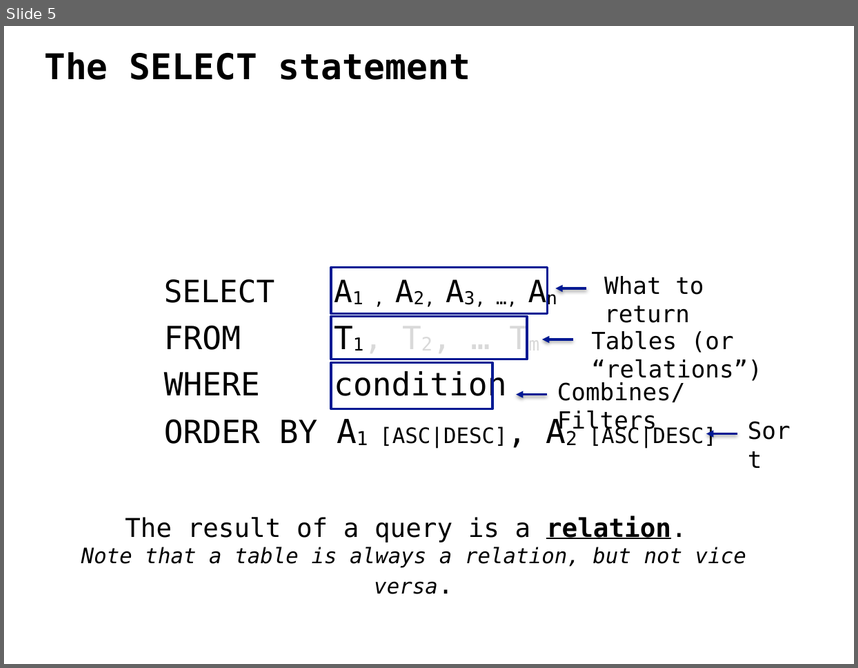
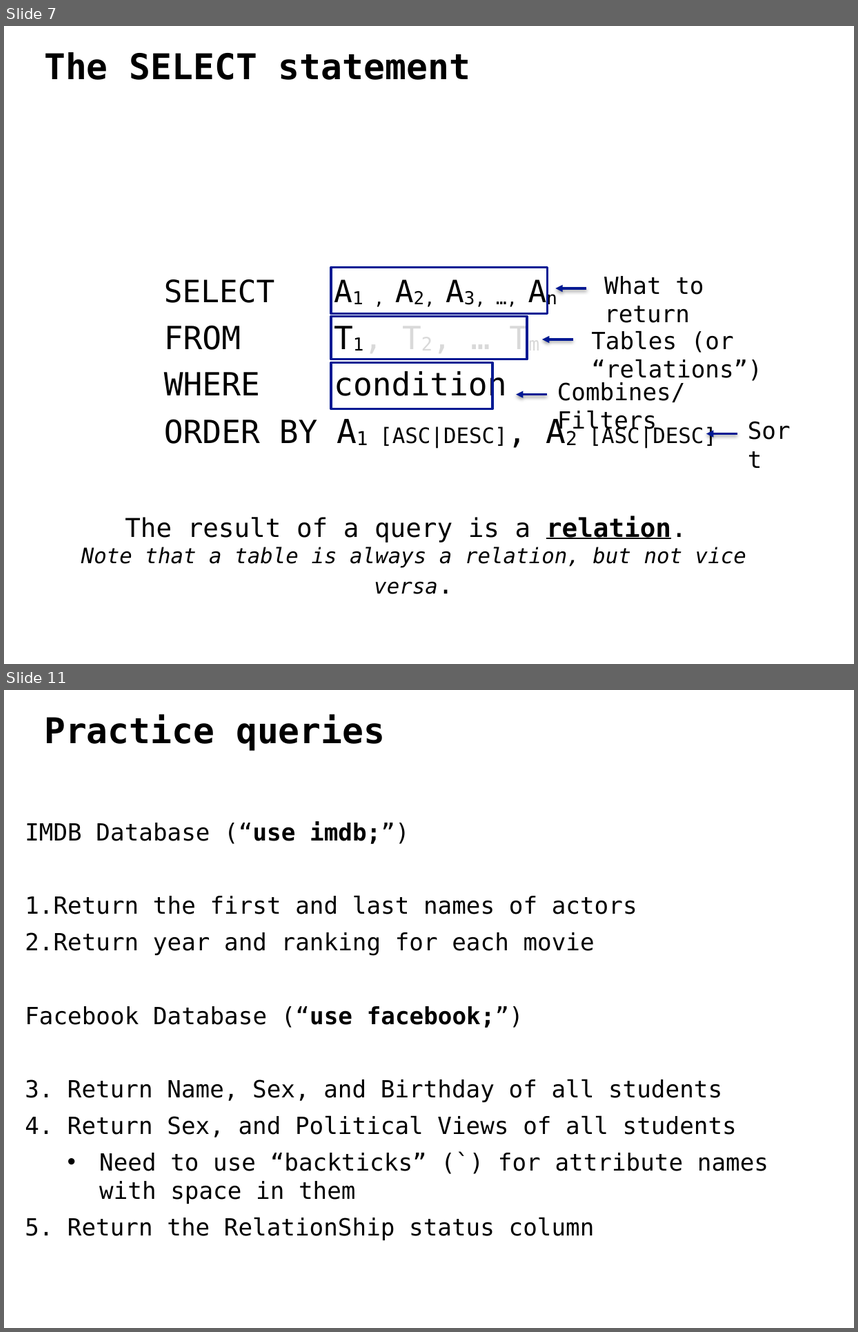
Before and after one commit to ipeirotis/dealing_with_data, a slide deck: 3-SQL/C-SQL.pptx. Shown one above the other, each under a label of ours: slide 5 before the commit, slides 7 and 11 after it; the slides between them are not shown. The pictures are 858x668 and 858x1332 pixels, drawn with LibreOffice and Linux fonts; fonts in the diff are those of the drawing. Boxes give left, top, right and bottom in pixels: in the first picture for what was removed or moved away, otherwise in the second. Text is boxed around its words. In the diff, an @@ line names an element or a change of style, - is before the commit and + after.

```diff
--- a/3-SQL/C-SQL.pptx
+++ b/3-SQL/C-SQL.pptx
@@ slide 11 added at box(4, 690, 854, 1328), background #FFFFFF @@
@@ text added at box(44, 715, 385, 751), 30 pt, text #000000, bold @@
+Practice queries
@@ text added at box(25, 822, 769, 1240), 20 pt, text #000000 @@
+IMDB Database (“use imdb;”)
+1. Return the first and last names of actors
+2. Return year and ranking for each movie
+Facebook Database (“use facebook;”)
+1. Return Name, Sex, and Birthday of all students
+2. Return Sex, and Political Views of all students
+  • Need to use “backticks” (`) for attribute names with space in them
+3. Return the RelationShip status column
@@ what was slide 5 is now slide 7 @@
```
Also in this commit, not shown: 9 slides changed, 11 other slides added, 1 slide removed.
